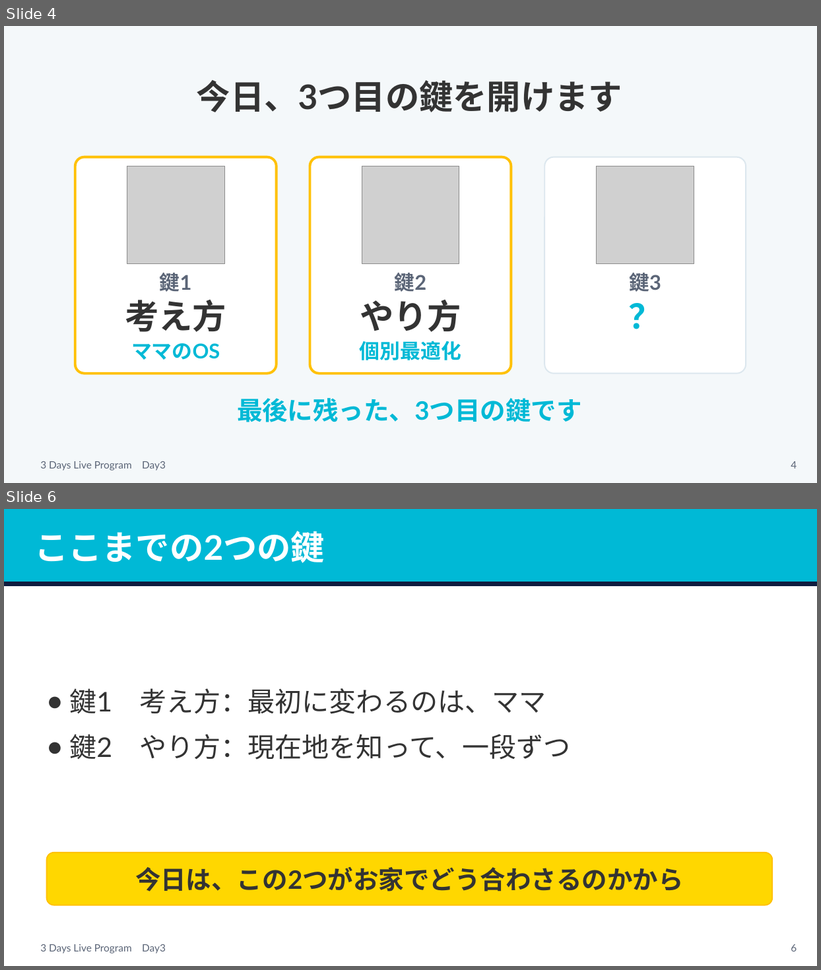
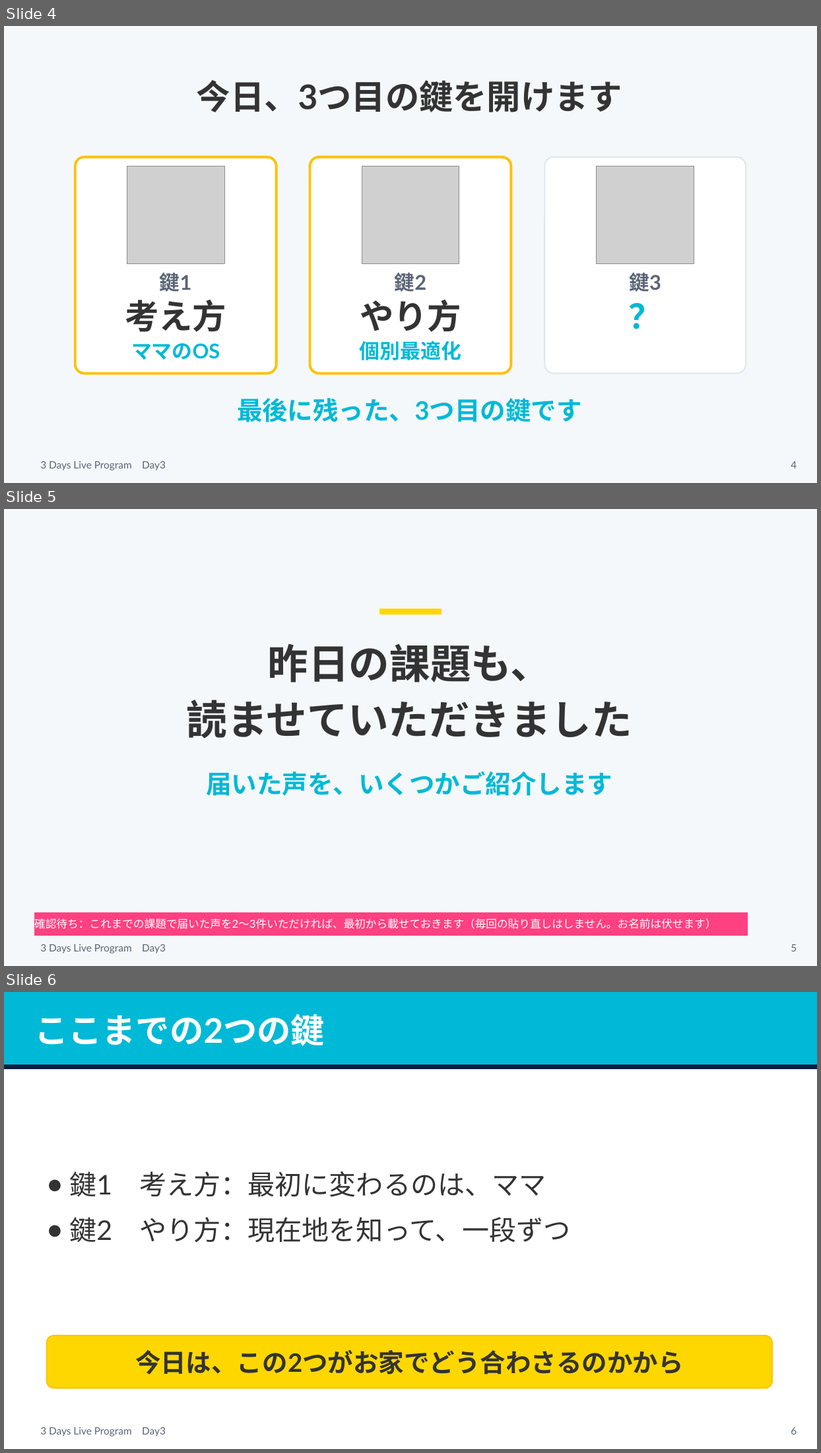
Before and after one commit to tanakayuc/static-pages, a slide deck: pigmarion-homeinter-3days-live/day3/v2/homeinter-day3-v2.pptx. Shown one above the other, each under a label of ours: slides 4 and 6 before the commit, slides 4, 5 and 6 after it; the slides between them are not shown. The pictures are 821x970 and 821x1453 pixels, drawn with LibreOffice and Linux fonts; fonts in the diff are those of the drawing; grey boxes stand for pictures. Boxes give left, top, right and bottom in pixels: in the first picture for what was removed or moved away, otherwise in the second. Text is boxed around its words. In the diff, an @@ line names an element or a change of style, - is before the commit and + after.

```diff
--- a/pigmarion-homeinter-3days-live/day3/v2/homeinter-day3-v2.pptx
+++ b/pigmarion-homeinter-3days-live/day3/v2/homeinter-day3-v2.pptx
@@ slide 5 added at <box>4,509,817,966</box>, background #F4F8FA; not listed: 1 template element that a slide beside it also shows @@
@@ rectangle added at <box>380,609,442,614</box>, fill #FFD700, outline #FFD700 1 pt @@
@@ text added at <box>187,644,633,739</box>, 48 pt, text #333333, bold @@
+昨日の課題も、
+読ませていただきました
@@ text added at <box>206,772,613,796</box>, 30 pt, text #00B9D6, bold @@
+届いた声を、いくつかご紹介します
@@ rectangle added at <box>34,913,748,936</box>, fill #FF4081, 13 pt, text #FFFFFF @@
+確認待ち：これまでの課題で届いた声を2〜3件いただければ、最初から載せておきます（毎回の貼り直しはしません。お名前は伏せます）
@@ page number added at <box>791,945,797,952</box>, 12 pt, text #5B6577 @@
+5
```
Also in this commit, not shown: 1 slide removed, 7 other files.
